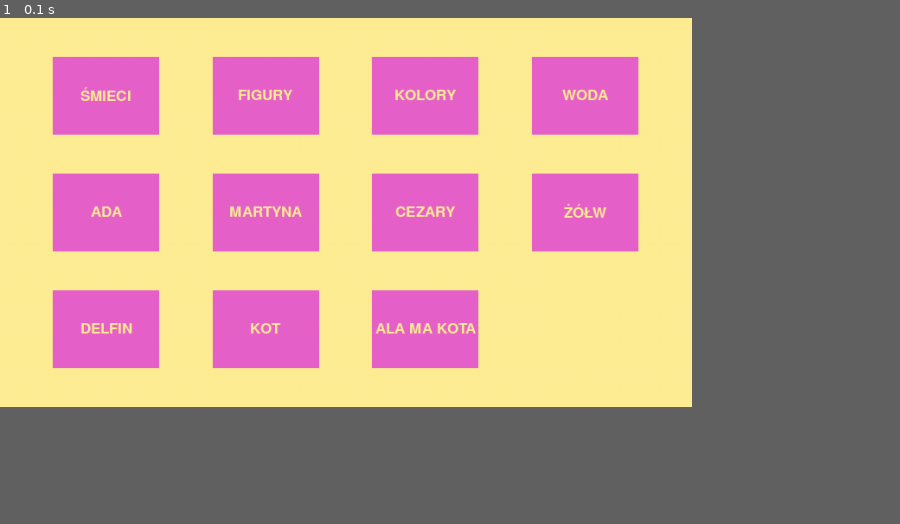
Above: before the commit, frame 1.
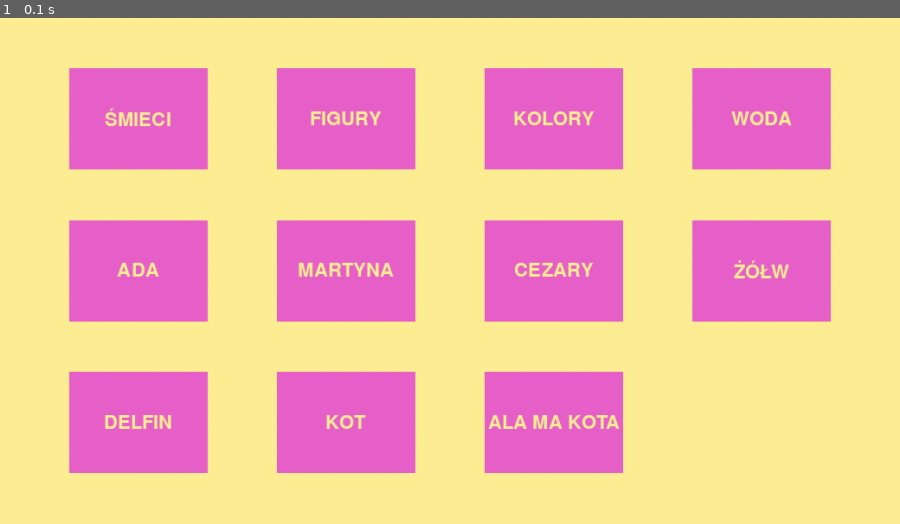
Above: after the commit, the same moment.

Repository: PaziewskiCezary/EMGgame
Game: pygame game, started from emg_games/gui/game_chooser.py
Same seed, same stepped clock (60 frames per second), same inputs: the game is played once before the commit and once after it.
Inputs:
- Up to frame 1 (0.1 s): no input
In our replay, the window is 692x389 before the commit and 900x506 after it. These sizes can differ from the game's own. Grey fills any space a smaller window leaves; there, only what the larger window draws over its background counts as a difference.

The runs differ from the first frame. In frame 1, 40% of the frame differs, in the area x 5-93%, y 7-90%.

Commit message:
imported color_palette and screen_properties

Diff:
--- a/emg_games/gui/game_chooser.py
+++ b/emg_games/gui/game_chooser.py
@@ -1,42 +1,22 @@
 from button import Button
+import color_palette
+from screen_properties import ScreenProperties
 
 import pygame
 import math
-import time
-
-from types import SimpleNamespace
-
-COLOR_PALLETE = SimpleNamespace()
-COLOR_PALLETE.yellow_rgb = (255, 239, 148)
-COLOR_PALLETE.pink_rgb = (232, 98, 203)
 
 full_screen = False
 pygame.init()
 
-color_pallet = COLOR_PALLETE
+screen_properties = ScreenProperties(full_screen)
 
-background_colour = color_pallet.yellow_rgb
-text_colour = color_pallet.pink_rgb
-button_colour = color_pallet.pink_rgb
-button_text_colour = color_pallet.yellow_rgb
+screen_size = screen_properties.screen_size
+x_screen = screen_properties.x_screen
+y_screen = screen_properties.y_screen
 
-screen_size = (1600 // 2, 900 // 2)
 screen = pygame.display.set_mode(screen_size)
 
-x_screen, y_screen = screen_size
-
-# TODO MOVE THIS UP
-if full_screen:
-    display_info = pygame.display.Info()
-    auto_screen_resolution = (display_info.current_w, display_info.current_h)
-    screen = pygame.display.set_mode(auto_screen_resolution, pygame.FULLSCREEN)
-    x_screen = screen.get_width()
-    y_screen = screen.get_height()
-    screen_size = (x_screen, y_screen)
-else:
-    screen = pygame.display.set_mode(screen_size)
-
-screen.fill(background_colour)
+screen.fill(color_palette.BACKGROUND_COLOUR)
 
 pygame.display.flip()
 
@@ -49,8 +29,6 @@
     pygame.quit()
     exit()
 
-
-# command = lambda l=letter: print_on_press(l)
 
 def get_game_name(index):
     print(list_of_games[index])
@@ -88,8 +66,9 @@
         index = i * number_of_columns + j
         if index >= len(list_of_games):
             break
-        game_button = Button(screen, list_of_games[index], [x_position, y_position], button_dimension, button_colour,
-                             button_text_colour, lambda idx=index: get_game_name(idx), final_font_size)
+        game_button = Button(screen, list_of_games[index], [x_position, y_position], button_dimension,
+                             color_palette.PINK_RGB, color_palette.YELLOW_RGB, lambda idx=index: get_game_name(idx),
+                             final_font_size)
         game_buttons.append(game_button)
 update()
 
@@ -102,4 +81,3 @@
         # if event.type == pygame.KEYDOWN:
         #     if event.key == pygame.K_ESCAPE:
         #         self._menu()
-# time.sleep(20)
